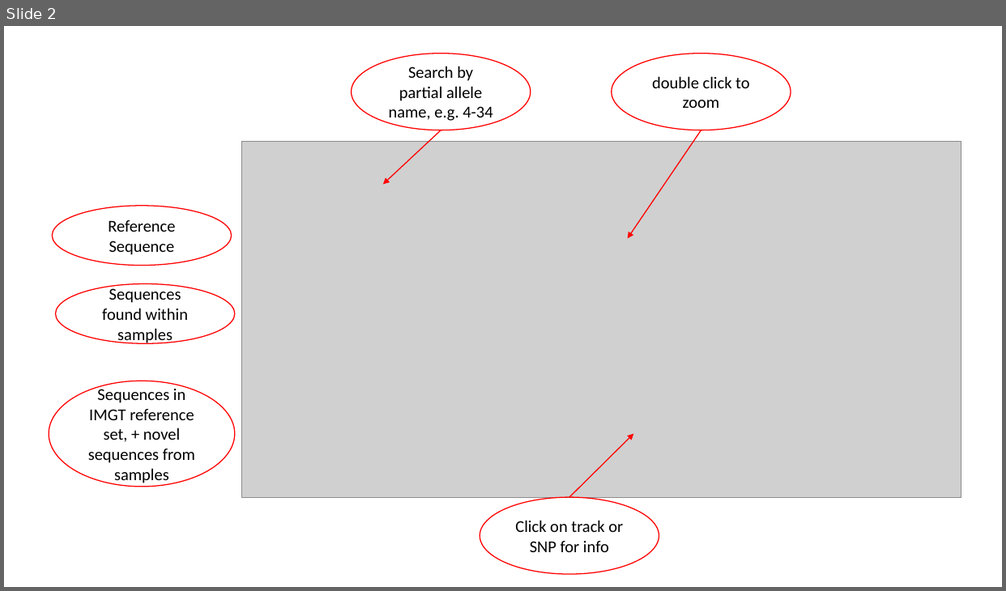
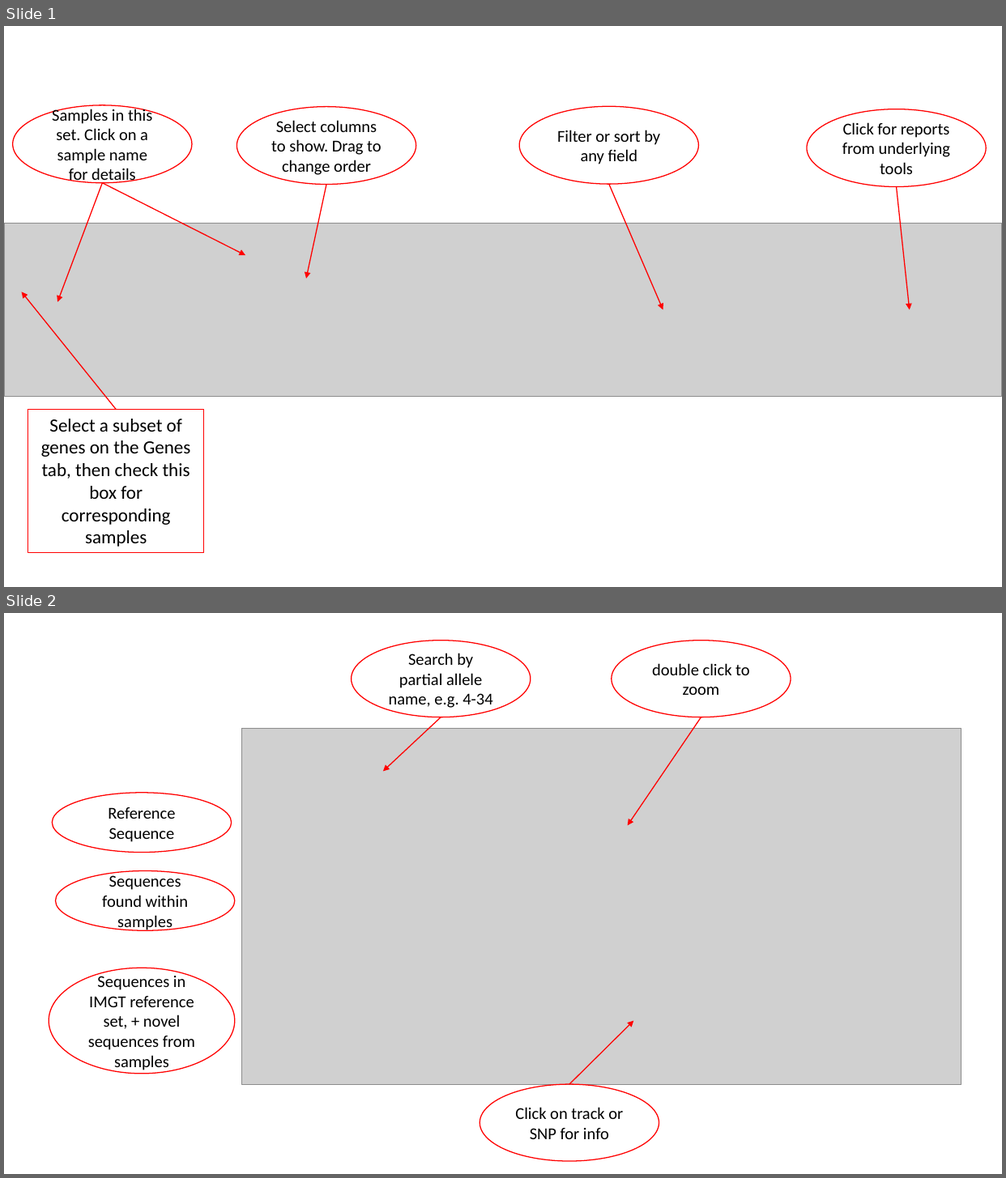
Before and after one commit to williamdlees/digby, a slide deck: src/assets/img/howto.pptx. Shown one above the other, each under a label of ours: slide 2 before the commit, slides 1 and 2 after it. The pictures are 1006x591 and 1006x1178 pixels, drawn with LibreOffice and Linux fonts; fonts in the diff are those of the drawing; grey boxes stand for pictures. Boxes give left, top, right and bottom in pixels: in the first picture for what was removed or moved away, otherwise in the second. Text is boxed around its words. In the diff, an @@ line names an element or a change of style, - is before the commit and + after.

```diff
--- a/src/assets/img/howto.pptx
+++ b/src/assets/img/howto.pptx
@@ slide 1 added at bbox=[4, 26, 1002, 587], background #FFFFFF @@
@@ group added at bbox=[4, 105, 1002, 553]: 6 arrows, 4 ellipses, 1 picture, 1 rectangle @@
+Samples in this set. Click on a sample name for details
+Filter or sort by any field
+Click for reports from underlying tools
+Select columns to show. Drag to change order
+Select a subset of genes on the Genes tab, then check this box for corresponding samples
```
Also in this commit, not shown: 1 slide removed, 2 other files.
